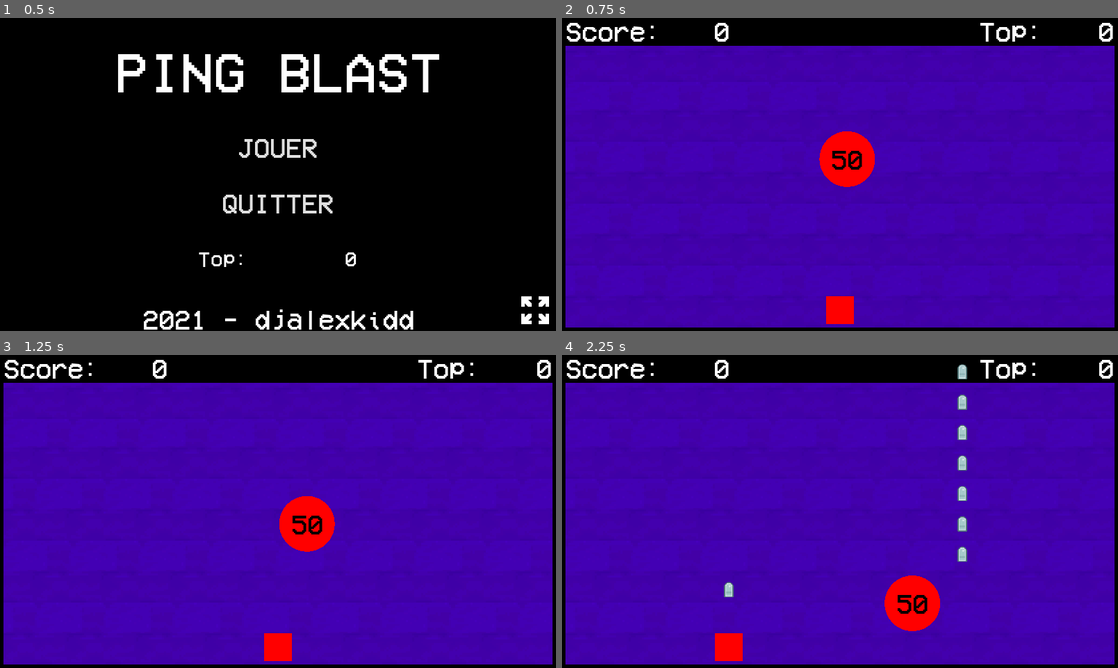
Above: before the commit, frames 1-4 (two rows, left to right).
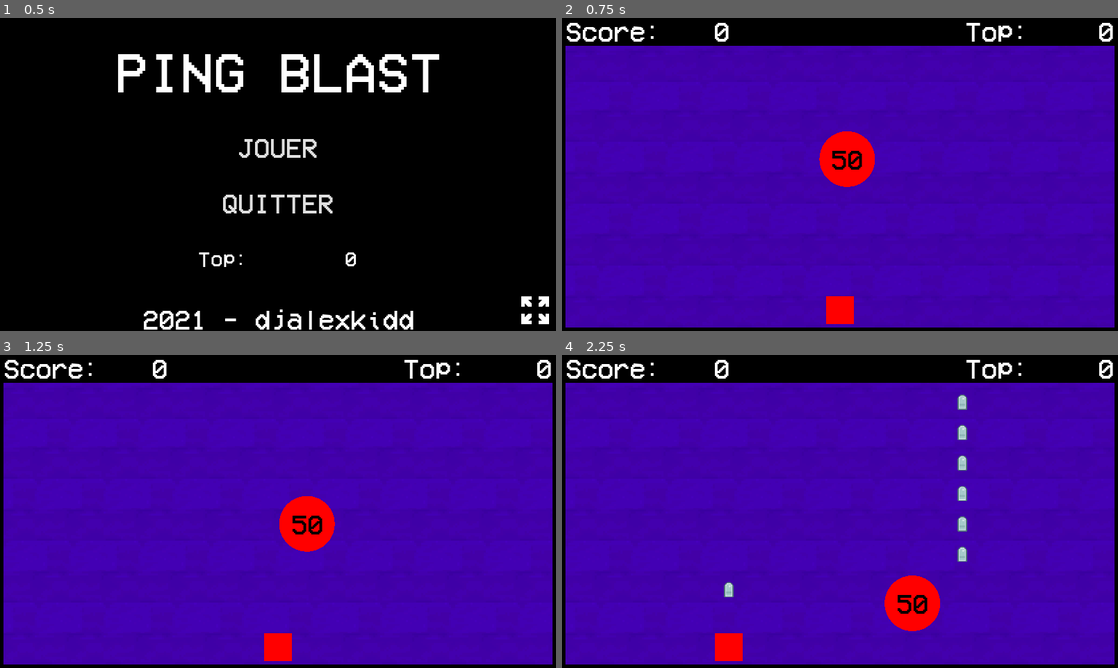
Above: after the commit, the same moments.

Repository: djalexkidd/ping-blast
Game: Godot game, scene res://scenes/MainMenu.tscn
Same seed, same stepped clock (60 frames per second), same inputs: the game is played once before the commit and once after it. Sound files missing from this copy of the repository are replaced by a short silence.
Inputs (mouse positions are in pixels of both pictures, inside the frame that each line leads up to):
- Up to frame 1 (0.5 s): no input
- Up to frame 2 (0.75 s): click "JOUER" at 0.5 s
- Up to frame 3 (1.25 s): no input
- Up to frame 4 (2.25 s): move the mouse to (962, 495) at 1.27 s; press the mouse at (962, 495) at 1.28 s; move the mouse to (728, 527) at 2.02 s; release the mouse at (728, 527) at 2.03 s; click (728, 527) at 2.1 s

Frame 1 is identical in both runs. In frame 2, 0.3% of the frame differs, in the area x 72-86%, y 1-8%; in frame 3, 0.3%; in frame 4, 0.4%, in the area x 71-86%, y 1-8%.

Commit message:
Fixed Layer

Diff:
--- a/scenes/Game.tscn
+++ b/scenes/Game.tscn
@@ -46,10 +46,12 @@
 [node name="ball0" parent="." instance=ExtResource( 2 )]
 position = Vector2( 640, 320 )
 
-[node name="Floor" type="StaticBody2D" parent="."]
+[node name="CanvasLayer" type="CanvasLayer" parent="."]
+
+[node name="Floor" type="StaticBody2D" parent="CanvasLayer"]
 collision_mask = 4
 
-[node name="ColorRect" type="ColorRect" parent="Floor"]
+[node name="ColorRect" type="ColorRect" parent="CanvasLayer/Floor"]
 margin_left = -24.0
 margin_top = 712.0
 margin_right = 1304.0
@@ -59,7 +61,7 @@
 "_edit_use_anchors_": false
 }
 
-[node name="ColorRect2" type="ColorRect" parent="Floor"]
+[node name="ColorRect2" type="ColorRect" parent="CanvasLayer/Floor"]
 margin_left = 1320.0
 margin_top = -568.0
 margin_right = 2648.0
@@ -70,16 +72,16 @@
 "_edit_use_anchors_": false
 }
 
-[node name="CollisionShape2D" type="CollisionShape2D" parent="Floor"]
+[node name="CollisionShape2D" type="CollisionShape2D" parent="CanvasLayer/Floor"]
 position = Vector2( 640, 736 )
 shape = SubResource( 1 )
 
-[node name="CollisionShape2D2" type="CollisionShape2D" parent="Floor"]
+[node name="CollisionShape2D2" type="CollisionShape2D" parent="CanvasLayer/Floor"]
 position = Vector2( 1296, 96 )
 rotation = 1.5708
 shape = SubResource( 1 )
 
-[node name="ColorRect3" type="ColorRect" parent="Floor"]
+[node name="ColorRect3" type="ColorRect" parent="CanvasLayer/Floor"]
 margin_left = 8.00006
 margin_top = -568.0
 margin_right = 1336.0
@@ -90,12 +92,12 @@
 "_edit_use_anchors_": false
 }
 
-[node name="CollisionShape2D3" type="CollisionShape2D" parent="Floor"]
+[node name="CollisionShape2D3" type="CollisionShape2D" parent="CanvasLayer/Floor"]
 position = Vector2( -15.9999, 96 )
 rotation = 1.5708
 shape = SubResource( 1 )
 
-[node name="ColorRect4" type="ColorRect" parent="Floor"]
+[node name="ColorRect4" type="ColorRect" parent="CanvasLayer/Floor"]
 margin_left = -40.0
 margin_top = -40.0
 margin_right = 1288.0
@@ -105,11 +107,11 @@
 "_edit_use_anchors_": false
 }
 
-[node name="CollisionShape2D4" type="CollisionShape2D" parent="Floor"]
+[node name="CollisionShape2D4" type="CollisionShape2D" parent="CanvasLayer/Floor"]
 position = Vector2( 624, 8 )
 shape = SubResource( 2 )
 
-[node name="HUD" type="Control" parent="."]
+[node name="HUD" type="Control" parent="CanvasLayer"]
 margin_left = 640.0
 margin_top = 320.0
 margin_right = 640.0
@@ -119,7 +121,7 @@
 "_edit_use_anchors_": false
 }
 
-[node name="ScoreLabel" type="Label" parent="HUD"]
+[node name="ScoreLabel" type="Label" parent="CanvasLayer/HUD"]
 margin_left = -632.0
 margin_top = -320.0
 margin_right = -404.0
@@ -130,7 +132,7 @@
 "_edit_use_anchors_": false
 }
 
-[node name="ScoreValue" type="Label" parent="HUD"]
+[node name="ScoreValue" type="Label" parent="CanvasLayer/HUD"]
 margin_left = -419.0
 margin_top = -320.0
 margin_right = -255.0
@@ -142,10 +144,10 @@
 "_edit_use_anchors_": false
 }
 
-[node name="HighScoreLabel" type="Label" parent="HUD"]
-margin_left = 320.0
-margin_top = -320.0
-margin_right = 472.0
+[node name="HighScoreLabel" type="Label" parent="CanvasLayer/HUD"]
+margin_left = 288.0
+margin_top = -320.0
+margin_right = 440.0
 margin_bottom = -263.0
 custom_fonts/font = SubResource( 3 )
 text = "Top:"
@@ -153,8 +155,8 @@
 "_edit_use_anchors_": false
 }
 
-[node name="HighScoreValue" type="Label" parent="HUD"]
-margin_left = 457.0
+[node name="HighScoreValue" type="Label" parent="CanvasLayer/HUD"]
+margin_left = 424.0
 margin_top = -320.0
 margin_right = 630.0
 margin_bottom = -263.0
@@ -165,7 +167,7 @@
 "_edit_use_anchors_": false
 }
 
-[node name="GameOverLabel" type="Label" parent="HUD"]
+[node name="GameOverLabel" type="Label" parent="CanvasLayer/HUD"]
 visible = false
 anchor_left = 0.5
 anchor_top = 0.5
@@ -182,7 +184,7 @@
 "_edit_use_anchors_": false
 }
 
-[node name="NewHighScoreLabel" type="Label" parent="HUD"]
+[node name="NewHighScoreLabel" type="Label" parent="CanvasLayer/HUD"]
 visible = false
 anchor_left = 0.5
 anchor_top = 0.5
--- a/scripts/Ball.gd
+++ b/scripts/Ball.gd
@@ -17,7 +17,7 @@
 	randomize()
 	modulate = colors[randi() % colors.size()]
 	$Strengh.text = String(strengh) #Actualise le compteur
-	connect("add_score", get_node("../HUD"), "_on_Ball_add_score")
+	connect("add_score", get_node("../CanvasLayer/HUD"), "_on_Ball_add_score")
 	if is_in_group("ball"):
 		connect("spawn_small", get_node(".."), "_on_Ball_spawn_small")
 
--- a/scripts/Game.gd
+++ b/scripts/Game.gd
@@ -28,10 +28,10 @@
 	can_shoot = false
 	$BGM.stop()
 	$GameOverSound.play()
-	$HUD/GameOverLabel.show()
-	if $HUD.score > Global.highscore:
+	$CanvasLayer/HUD/GameOverLabel.show()
+	if $CanvasLayer/HUD.score > Global.highscore:
 		$NewHighScoreSound.play()
-		$HUD/NewHighScoreLabel.show()
+		$CanvasLayer/HUD/NewHighScoreLabel.show()
 		save_highscore()
 
 func _on_Ball_spawn_small():
@@ -61,7 +61,7 @@
 # Sauvegarde le meilleur score
 func save_highscore():
 	var data = {
-		"highscore" : $HUD.get_score()
+		"highscore" : $CanvasLayer/HUD.get_score()
 	}
 
 	var save_file = File.new()
Not shown, changed: .gitignore
